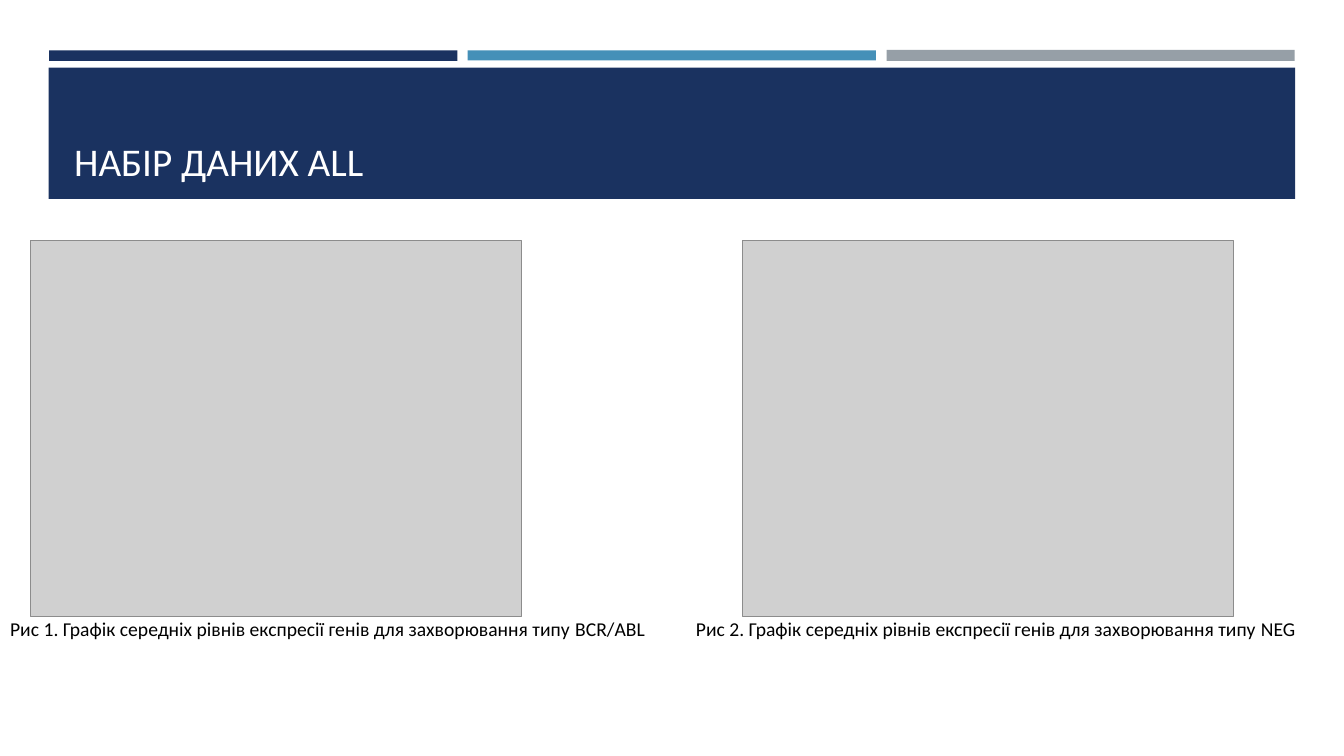
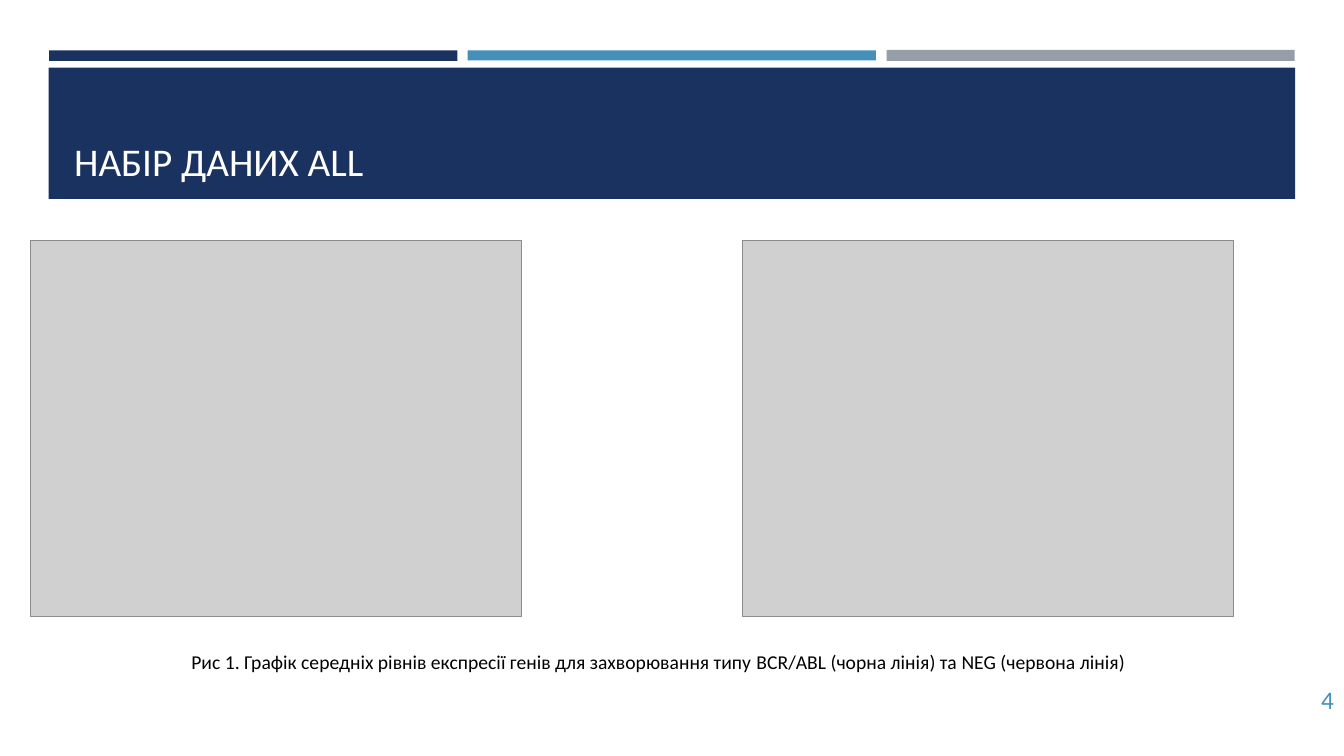
Before and after one commit to Romchyk-S/Course_work_112, a slide deck: slide 4 of Презентація.pptx. Drawn at 1344x756 pixels with LibreOffice and Linux fonts; fonts in the diff are those of the drawing; grey boxes stand for pictures. Boxes give left, top, right and bottom in pixels: in the first picture for what was removed or moved away, otherwise in the second. Text is boxed around its words. In the diff, an @@ line names an element or a change of style, - is before the commit and + after.

```diff
--- a/Презентація.pptx
+++ b/Презентація.pptx
@@ text removed at (x1=696, y1=622, x2=1295, y2=640) @@
-Рис 2. Графік середніх рівнів експресії генів для захворювання типу NEG
@@ text at (x1=191, y1=655, x2=1125, y2=673): text changed @@
-Рис 1. Графік середніх рівнів експресії генів для захворювання типу BCR/ABL
+Рис 1. Графік середніх рівнів експресії генів для захворювання типу BCR/ABL (чорна лінія) та NEG (червона лінія)
@@ page number added at (x1=1321, y1=693, x2=1334, y2=709), 18 pt, text #4590B8 @@
+4
```
Also in this commit, not shown: 5 other slides changed, 3 slides added, 3 slides removed, 1 other file.
